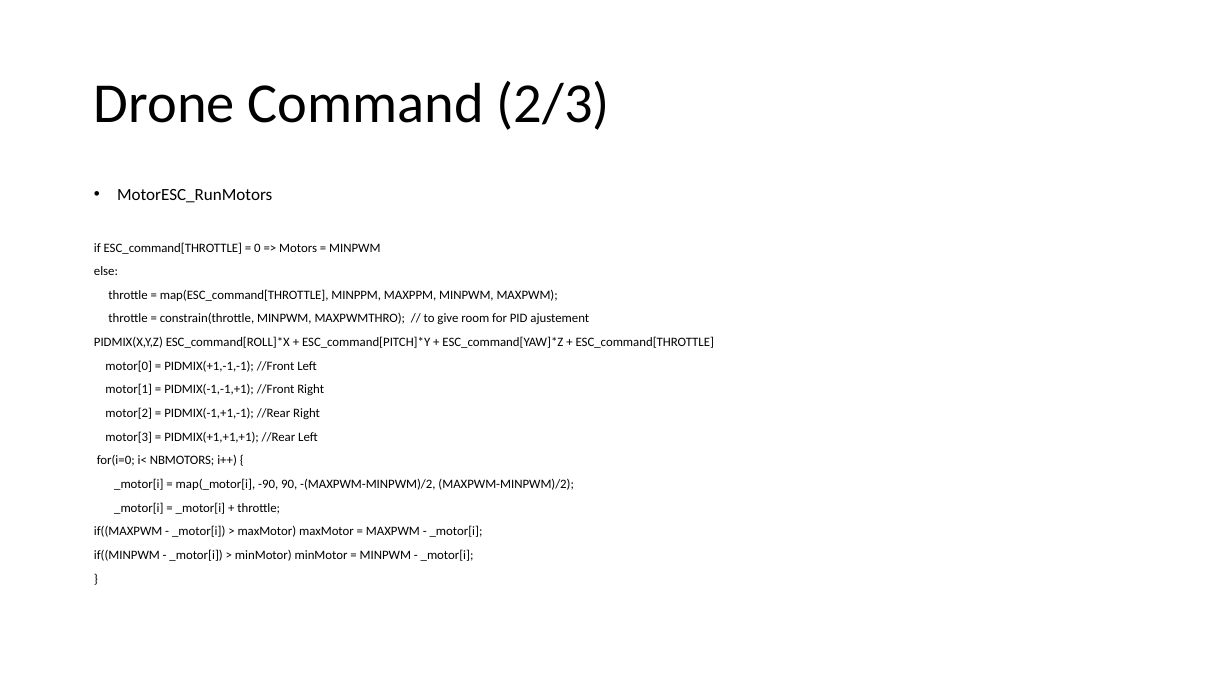
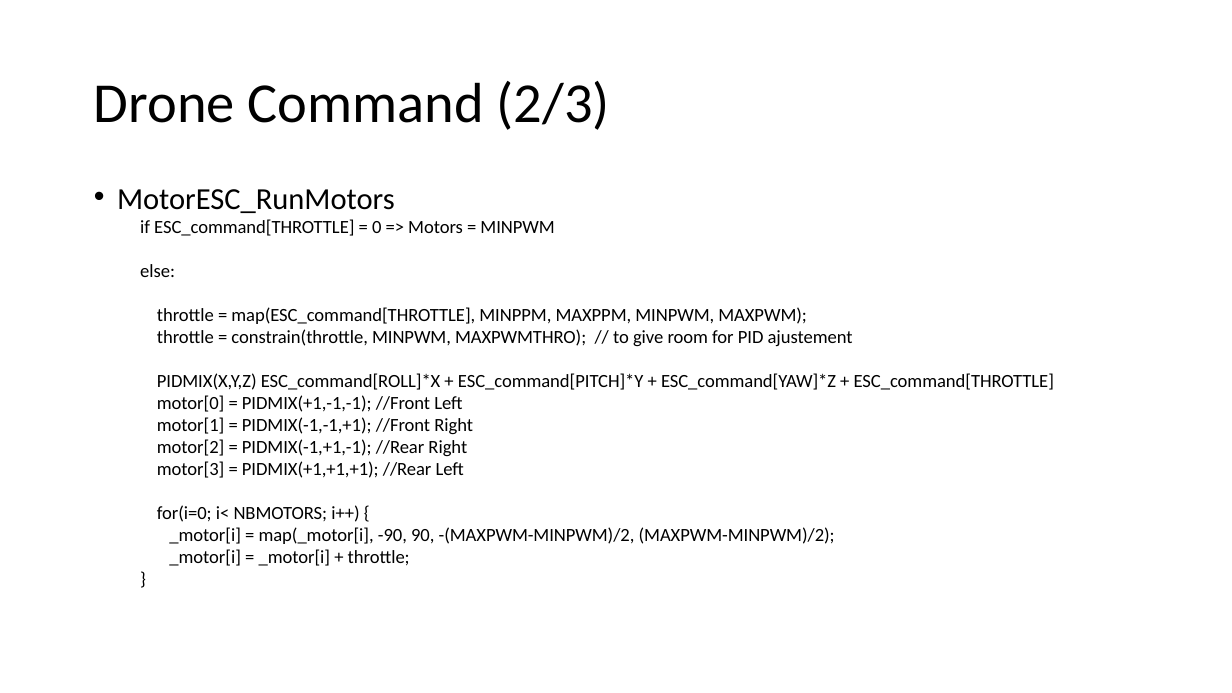
Before and after one commit to RobotEdh/RobotMicroControl, a slide deck: slide 8 of libraries/Diagramm Drone.pptx. Drawn at 1232x693 pixels with LibreOffice and Linux fonts; fonts in the diff are those of the drawing. Boxes give left, top, right and bottom in pixels: in the first picture for what was removed or moved away, otherwise in the second. Text is boxed around its words. In the diff, an @@ line names an element or a change of style, - is before the commit and + after.

```diff
--- a/libraries/Diagramm Drone.pptx
+++ b/libraries/Diagramm Drone.pptx
@@ text "MotorESC_RunMotors" at <box>117,189,1054,566</box>: size 13.3 to 23.8 pt in "MotorESC_RunMotors"; size 10 to 14.4 pt; list level 1 to 2 in "if ESC_command[THROTTLE] = 0 => ..."; list level 1 to 2 in "else:"; list level 1 to 2 in "throttle = map(ESC_command[THROTTLE], MINPPM, MAXPPM, ..."; list level 1 to 2 in "throttle = constrain(throttle, MINPWM, MAXPWMTHRO); ..."; list level 1 to 2 in "PIDMIX(X,Y,Z) ESC_command[ROLL]*X + ESC_command[PITCH]*Y + ..."; list level 1 to 2 in "motor[0] = PIDMIX(+1,-1,-1); //Front Left"; list level 1 to 2 in "motor[1] = PIDMIX(-1,-1,+1); //Front Right"; list level 1 to 2 in "motor[2] = PIDMIX(-1,+1,-1); //Rear Right"; list level 1 to 2 in "motor[3] = PIDMIX(+1,+1,+1); //Rear Left"; list level 1 to 2 in "for(i=0; i< NBMOTORS; i++) {"; list level 1 to 2 in "_motor[i] = map(_motor[i], -90, 90, ..."; list level 1 to 2 in "_motor[i] = _motor[i] + throttle;"; list level 1 to 2 in "}" @@
@@ text at <box>94,525,483,561</box>: paragraphs removed @@
-if((MAXPWM - _motor[i]) > maxMotor) maxMotor = MAXPWM - _motor[i];
-if((MINPWM - _motor[i]) > minMotor) minMotor = MINPWM - _motor[i];
```
Also in this commit, not shown: 3 other slides changed, 1 slide removed.
